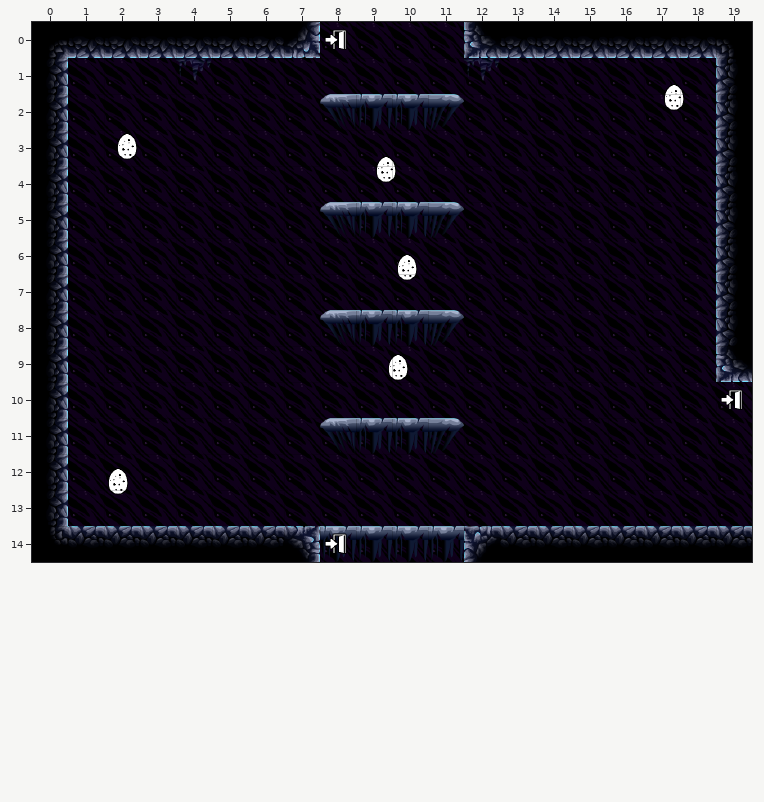
Two states of a Tiled map, Assets/data/levels/room_1101_2.tmx. Above is the file before it was changed.
Cells are 64x64 px. Shown: x 0..19, y 0..14.
The result:
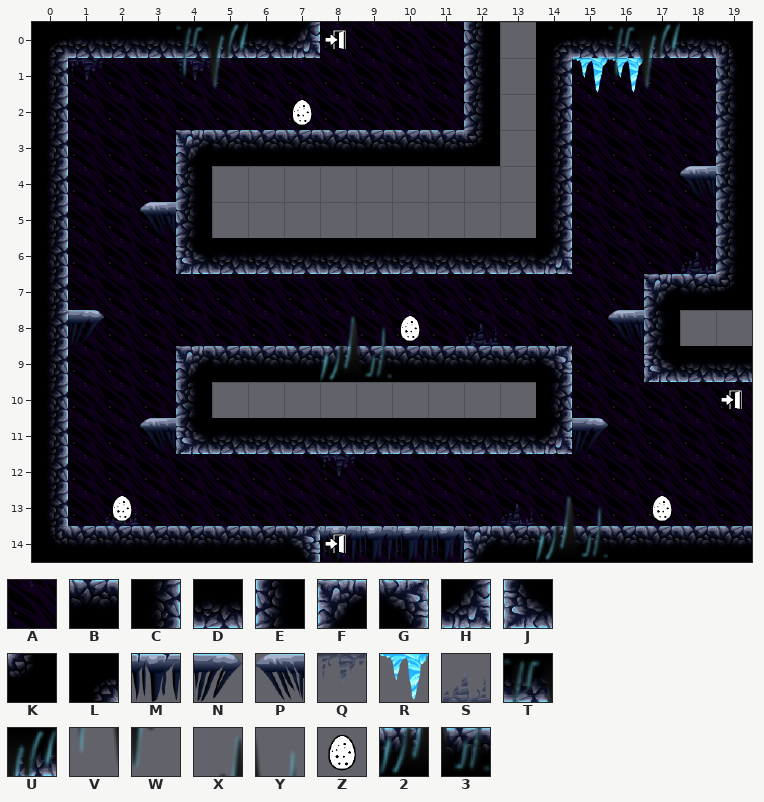
Key: from "tiles": A 0, B 1, C 2, D 3, E 4, F 5, G 6, H 7, J 8, K 9, L 11, M 13, N 14, P 15, Q 17, R 19, S 20, T 21, U 22, V 29, W 30, X 32, Y 33, Z 34, 2 40, 3 41.
_ is an empty cell, # one hidden under a higher layer.
Objects are placed by their top-left corner, in cells (3,4 is the top-left corner of cell 3,4); size is 1x1 cell unless given.
Tiles of an added or newly shown layer are drawn over the layers below it.
See-through tiles are keyed as they look on the map.
From old to new:
Layer "Background":
y 0: x 13 # -> _
y 1..3: x 13 A -> _
y 4..5: x 5..13 AAAAAAAAA -> _________
y 6: x 13 A -> _
y 8: x 18..19 A# -> __
y 9: x 13 A -> _
y 10: x 5..13 AAAAAAAAA -> _________
Layer "bg2":
y 1: x 1 _ -> Q
y 6: x 18 _ -> S
y 8: x 12 _ -> S
y 12: x 8 _ -> Q
y 13: x 2 _ -> S; x 13 _ -> S
Layer "Level":
y 0: x 12..14 JDD -> E_L
y 1: x 12 _ -> E; x 14..16 ___ -> CRR
y 2: x 8..12 PMMN_ -> ____E; x 14 _ -> C
y 3: x 4..12 _________ -> FBBBBBBBK; x 14 _ -> C
y 4: x 4 _ -> E; x 14 _ -> C; x 18 _ -> P
y 5: x 3..4 __ -> PE; x 8..11 PMMN -> ____; x 14 _ -> C
y 6: x 4..14 ___________ -> JDDDDDDDDDH
y 7: x 17..19 __E -> FBK
y 8: x 1 _ -> N; x 8..11 PMMN -> ____; x 16..17 __ -> PE; x 19 E -> _
y 9: x 4..14 ___________ -> FBBBBBBBBBG; x 17..19 __J -> JDD
y 10: x 4 _ -> E; x 14 _ -> C
y 11: x 3..15 _____PMMN____ -> PJDDDDDDDDDHN
Layer "front" (added):
y 0: x 4..5 __ -> TU; x 16..17 __ -> TU
y 1: x 4..5 __ -> VW; x 16..17 __ -> VW
y 8: x 8..9 __ -> XY
y 9: x 8..9 __ -> 23
y 13: x 14..15 __ -> XY
y 14: x 14..15 __ -> 23
Layer "spawners":
changed: Z "spawner" at 9.3,3.6 -> Z "spawner" at 7,2
changed: Z "spawner" at 9.7,9.1 -> Z "spawner" at 10,8
changed: Z "spawner" at 1.9,12.2 -> Z "spawner" at 2,13
changed: Z "spawner" at 17.3,1.6 -> Z "spawner" at 17,13
removed: Z "spawner" at 2.1,2.9
removed: Z "spawner" at 9.9,6.3
Where, in picture pixels (left, top, right, bottom), the same in both pictures:
changed: (68, 22, 752, 562)
